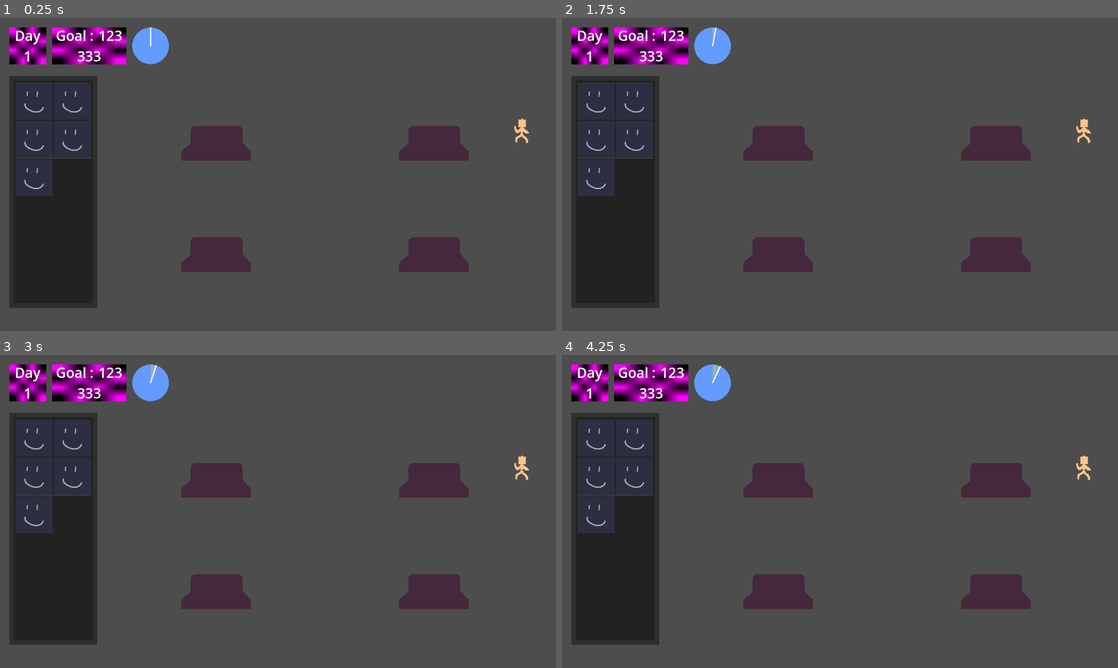
Above: before the commit, frames 1-4 (two rows, left to right).
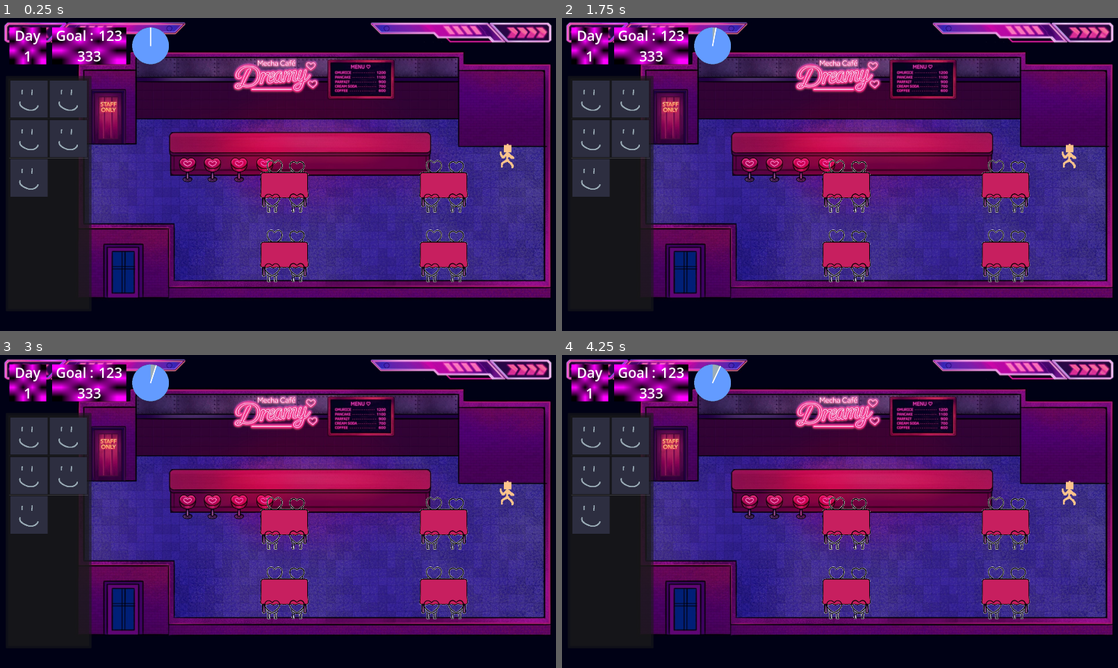
Above: after the commit, the same moments.

Repository: adiandrianto/GundamMaidCafe
Game: Godot game, scene res://Scenes/main_scene.tscn
Two runs of this game, one before a commit and one after it. Both use one fixed random seed, a clock stepped at 60 frames per second and the inputs below.
Inputs (mouse positions are in pixels of both pictures, inside the frame that each line leads up to):
- Up to frame 1 (0.25 s): no input
- Up to frame 2 (1.75 s): tap Enter at 0.5 s; move the mouse to (962, 158) at 0.52 s; click (962, 158) at 0.67 s; tap Space at 1.25 s; drag from (728, 190) to (995, 143) at 1.27 s
- Up to frame 3 (3 s): tap Enter at 2 s; move the mouse to (333, 442) at 2.02 s; click (333, 442) at 2.17 s; tap Space at 2.75 s; drag from (250, 574) to (433, 480) at 2.77 s
- Up to frame 4 (4.25 s): tap Enter at 3.5 s; move the mouse to (1006, 558) at 3.52 s; click (1006, 558) at 3.67 s

The runs differ from the first frame. In frame 1, 88% of the frame differs, in the area x 0-100%, y 0-100%; in frame 2, 88%; in frame 3, 88%; in frame 4, 88%.

Commit message:
change scenetree

Diff:
--- a/Scenes/Prefabs/level.gd
+++ b/Scenes/Prefabs/level.gd
@@ -1,18 +1,24 @@
 extends Node
 
 const CUSTOMER_SCENE = preload("uid://c45ii4qayngo0")
+const TABLE_SCENE = preload("uid://caad16wajmi5r")
 
 @export var level: LevelParam
 
+@onready var table_area: Control = %TableArea
+@onready var table_container: Node2D = %TableContainer
 @onready var customer_container: Node2D = %CustomerContainer
 @onready var customer_timer: Timer = %CustomerTimer
 @onready var level_timer: Timer = %LevelTimer
+
+var table_columns := 3
 
 func _ready() -> void:
 	customer_timer.timeout.connect(_customer_come)
 	level_timer.timeout.connect(_level_finished)
 	level_timer.wait_time = level.level_duration
 	level_timer.start()
+	_arrange_tables()
 	_customer_come()
 
 func _customer_come():
@@ -25,5 +31,40 @@
 
 	level.total_customer -= 1
 
+func _arrange_tables():
+	var count = level.total_table
+
+	if count <= 0:
+		return
+
+	var columns = ceili(sqrt(count))
+	var rows = ceili(float(count) / columns)
+
+	var rect := table_area.get_global_rect()
+
+	var area_pos := rect.position
+	var area_size := rect.size
+
+	var cell_width: float = area_size.x / columns
+	var cell_height: float = area_size.y / rows
+
+	for row in range(rows):
+		var start_idx = row * columns
+		var items_in_row = min(columns, count - start_idx)
+
+		# Center row terakhir jika tidak penuh
+		var row_width = items_in_row * cell_width
+		var start_x = (area_size.x - row_width) * 0.5
+
+		for col in range(items_in_row):
+			var idx = start_idx + col
+
+			if idx >= count:
+				break
+
+			var table = TABLE_SCENE.instantiate()
+			table_container.add_child(table)
+
+			table.global_position = area_pos + Vector2( start_x + (col + 0.5) * cell_width, (row + 0.5) * cell_height )
 func _level_finished():
 	pass # scoring
--- a/Scenes/Prefabs/maid.tscn
+++ b/Scenes/Prefabs/maid.tscn
@@ -1,6 +1,25 @@
 [gd_scene format=3 uid="uid://cwcitmbloxqrx"]
 
 [ext_resource type="Script" uid="uid://dmfkyjq1v5qk8" path="res://Scripts/maid.gd" id="1_41gos"]
+[ext_resource type="Texture2D" uid="uid://mi2oqc2rfbgv" path="res://Assets/Visual/Gundam/maid_placeholder-export.png" id="2_sdxu0"]
 
-[node name="Maid" type="Node2D" unique_id=1908233674]
+[sub_resource type="CircleShape2D" id="CircleShape2D_p824h"]
+radius = 37.93
+
+[node name="Maid" type="CharacterBody2D" unique_id=57393834]
 script = ExtResource("1_41gos")
+
+[node name="CollisionShape2D" type="CollisionShape2D" parent="." unique_id=1468342271]
+shape = SubResource("CircleShape2D_p824h")
+
+[node name="Sprite2D" type="Sprite2D" parent="." unique_id=208034570]
+texture = ExtResource("2_sdxu0")
+
+[node name="NavigationAgent2D" type="NavigationAgent2D" parent="." unique_id=865547115]
+path_desired_distance = 100.0
+path_max_distance = 200.0
+simplify_path = true
+radius = 32.0
+debug_enabled = true
+debug_use_custom = true
+debug_path_custom_color = Color(0.92691845, 0.5136337, 0.8735077, 1)
--- a/Scenes/Prefabs/table.tscn
+++ b/Scenes/Prefabs/table.tscn
@@ -1,34 +1,30 @@
 [gd_scene format=3 uid="uid://caad16wajmi5r"]
 
 [ext_resource type="Script" uid="uid://j03vy0mxoci0" path="res://Scripts/table.gd" id="1_qieex"]
-[ext_resource type="Texture2D" uid="uid://lf3lhc7av7y3" path="res://Assets/Visual/Table/table.png" id="2_0wqgb"]
+[ext_resource type="Texture2D" uid="uid://butq0gcvivy4u" path="res://Assets/table.png" id="2_0wqgb"]
 
 [sub_resource type="RectangleShape2D" id="RectangleShape2D_0wqgb"]
 size = Vector2(200, 128)
 
-[node name="Table" type="Control" unique_id=1867058605]
-custom_minimum_size = Vector2(240, 128)
-layout_mode = 3
-anchors_preset = 0
+[node name="Table" type="Area2D" unique_id=144276520]
 script = ExtResource("1_qieex")
 
-[node name="TextureRect" type="TextureRect" parent="." unique_id=1014653670]
-layout_mode = 0
-offset_right = 240.0
-offset_bottom = 128.0
-pivot_offset_ratio = Vector2(0.5, 0.5)
+[node name="TextureRect" type="Sprite2D" parent="." unique_id=1566828146]
+z_index = 1
 texture = ExtResource("2_0wqgb")
 
 [node name="MaidSpot" type="Marker2D" parent="." unique_id=383507012]
 unique_name_in_owner = true
-position = Vector2(77, 70)
+position = Vector2(-40, -61)
 
 [node name="CustomerSpot" type="Marker2D" parent="." unique_id=1390835832]
 unique_name_in_owner = true
-position = Vector2(165, 69)
+position = Vector2(40, -57)
 
-[node name="Area2D" type="Area2D" parent="." unique_id=1147953561]
-position = Vector2(119, 65)
+[node name="CollisionShape2D" type="CollisionShape2D" parent="." unique_id=737414314]
+position = Vector2(1, 3)
+shape = SubResource("RectangleShape2D_0wqgb")
 
-[node name="CollisionShape2D" type="CollisionShape2D" parent="Area2D" unique_id=737414314]
-shape = SubResource("RectangleShape2D_0wqgb")
+[node name="NavigationObstacle2D" type="NavigationObstacle2D" parent="." unique_id=957278989]
+position = Vector2(-87, -53)
+vertices = PackedVector2Array(207, 115, -19, 115, -19, -3, 207, -3)
--- a/Scenes/main_scene.tscn
+++ b/Scenes/main_scene.tscn
@@ -8,8 +8,8 @@
 [ext_resource type="Texture2D" uid="uid://gqrwyfcrtey5" path="res://Assets/Visual/Timer/progress.png" id="3_maf8m"]
 [ext_resource type="Script" uid="uid://bd0silew467al" path="res://Scripts/timer.gd" id="4_huasi"]
 [ext_resource type="Texture2D" uid="uid://drop2d8nm5yea" path="res://Assets/Visual/Timer/over.png" id="5_m1efj"]
-[ext_resource type="PackedScene" uid="uid://caad16wajmi5r" path="res://Scenes/Prefabs/table.tscn" id="7_maf8m"]
 [ext_resource type="Script" uid="uid://dpihwoxs0dphu" path="res://Scenes/customer_queue.gd" id="10_76v2p"]
+[ext_resource type="Texture2D" uid="uid://c0vu4dookr846" path="res://Assets/image.png" id="11_drdnd"]
 
 [sub_resource type="PlaceholderTexture2D" id="PlaceholderTexture2D_2ia5b"]
 size = Vector2(128, 128)
@@ -17,53 +17,50 @@
 [sub_resource type="PlaceholderTexture2D" id="PlaceholderTexture2D_52fb6"]
 size = Vector2(256, 128)
 
-[node name="Level" type="Control" unique_id=1820310275]
-layout_mode = 3
-anchors_preset = 15
-anchor_right = 1.0
-anchor_bottom = 1.0
-grow_horizontal = 2
-grow_vertical = 2
-theme = ExtResource("1_iacmt")
+[sub_resource type="NavigationPolygon" id="NavigationPolygon_m1efj"]
+vertices = PackedVector2Array(1456.0078, 193.96875, 1457.9766, 684.02344, 181.14063, 690.96875, 194.85938, 187.02344)
+polygons = Array[PackedInt32Array]([PackedInt32Array(0, 1, 2, 3)])
+outlines = Array[PackedVector2Array]([PackedVector2Array(190, 182, 1461, 189, 1463, 689, 176, 696)])
+agent_radius = 5.0
+
+[node name="Level" type="Node" unique_id=633166089]
 script = ExtResource("2_huasi")
 level = ExtResource("3_m1efj")
 
-[node name="BG" type="Control" parent="." unique_id=874234324]
-layout_mode = 1
-anchors_preset = 15
-anchor_right = 1.0
-anchor_bottom = 1.0
-grow_horizontal = 2
-grow_vertical = 2
-mouse_filter = 2
-metadata/_edit_lock_ = true
-
-[node name="UI" type="Control" parent="." unique_id=935409973]
+[node name="UILayer" type="CanvasLayer" parent="." unique_id=306838911]
+layer = 3
+
+[node name="UI" type="Control" parent="UILayer" unique_id=935409973]
+layout_mode = 3
 anchors_preset = 0
 offset_right = 40.0
 offset_bottom = 40.0
-
-[node name="MaidList" type="MarginContainer" parent="UI" unique_id=2088886791]
+theme = ExtResource("1_iacmt")
+
+[node name="MaidList" type="MarginContainer" parent="UILayer/UI" unique_id=2088886791]
 layout_mode = 1
 offset_right = 336.0
 offset_bottom = 1032.0
-theme_override_constants/margin_left = 32
+theme_override_constants/margin_left = 20
 theme_override_constants/margin_top = 200
-theme_override_constants/margin_bottom = 32
-
-[node name="MaidListPanel" type="PanelContainer" parent="UI/MaidList" unique_id=1294003327]
+theme_override_constants/margin_right = 20
+theme_override_constants/margin_bottom = 20
+
+[node name="MaidListPanel" type="PanelContainer" parent="UILayer/UI/MaidList" unique_id=1294003327]
 custom_minimum_size = Vector2(200, 800)
 layout_mode = 2
 
-[node name="MarginContainer" type="MarginContainer" parent="UI/MaidList/MaidListPanel" unique_id=539526337]
-layout_mode = 2
-theme_override_constants/margin_left = 16
-theme_override_constants/margin_top = 16
-theme_override_constants/margin_right = 16
-theme_override_constants/margin_bottom = 16
-
-[node name="ItemList" type="ItemList" parent="UI/MaidList/MaidListPanel/MarginContainer" unique_id=657498090]
-layout_mode = 2
+[node name="MarginContainer" type="MarginContainer" parent="UILayer/UI/MaidList/MaidListPanel" unique_id=539526337]
+layout_mode = 2
+theme_override_constants/margin_left = 8
+theme_override_constants/margin_top = 8
+theme_override_constants/margin_right = 8
+theme_override_constants/margin_bottom = 8
+
+[node name="ItemList" type="ItemList" parent="UILayer/UI/MaidList/MaidListPanel/MarginContainer" unique_id=657498090]
+layout_mode = 2
+theme_override_constants/h_separation = 8
+theme_override_constants/v_separation = 8
 auto_width = true
 item_count = 5
 max_columns = 2
@@ -73,22 +70,22 @@
 item_3/icon = ExtResource("2_maf8m")
 item_4/icon = ExtResource("2_maf8m")
 
-[node name="UpperContainer" type="MarginContainer" parent="UI" unique_id=1126750196]
+[node name="UpperContainer" type="MarginContainer" parent="UILayer/UI" unique_id=1126750196]
 layout_mode = 1
 offset_right = 584.0
 offset_bottom = 160.0
 theme_override_constants/margin_left = 32
 theme_override_constants/margin_top = 32
 
-[node name="HBoxContainer" type="HBoxContainer" parent="UI/UpperContainer" unique_id=627021523]
+[node name="HBoxContainer" type="HBoxContainer" parent="UILayer/UI/UpperContainer" unique_id=627021523]
 layout_mode = 2
 theme_override_constants/separation = 20
 
-[node name="DayTexture" type="TextureRect" parent="UI/UpperContainer/HBoxContainer" unique_id=1468314356]
+[node name="DayTexture" type="TextureRect" parent="UILayer/UI/UpperContainer/HBoxContainer" unique_id=1468314356]
 layout_mode = 2
 texture = SubResource("PlaceholderTexture2D_2ia5b")
 
-[node name="VBoxContainer" type="VBoxContainer" parent="UI/UpperContainer/HBoxContainer/DayTexture" unique_id=1790414617]
+[node name="VBoxContainer" type="VBoxContainer" parent="UILayer/UI/UpperContainer/HBoxContainer/DayTexture" unique_id=1790414617]
 layout_mode = 1
 anchors_preset = 15
 anchor_right = 1.0
@@ -96,24 +93,24 @@
 grow_horizontal = 2
 grow_vertical = 2
 
-[node name="Label" type="Label" parent="UI/UpperContainer/HBoxContainer/DayTexture/VBoxContainer" unique_id=142163728]
+[node name="Label" type="Label" parent="UILayer/UI/UpperContainer/HBoxContainer/DayTexture/VBoxContainer" unique_id=142163728]
 layout_mode = 2
 size_flags_horizontal = 4
 size_flags_vertical = 6
 text = "Day"
 
-[node name="DayLabel" type="Label" parent="UI/UpperContainer/HBoxContainer/DayTexture/VBoxContainer" unique_id=538932913]
+[node name="DayLabel" type="Label" parent="UILayer/UI/UpperContainer/HBoxContainer/DayTexture/VBoxContainer" unique_id=538932913]
 unique_name_in_owner = true
 layout_mode = 2
 size_flags_horizontal = 4
 size_flags_vertical = 6
 text = "1"
 
-[node name="Goal" type="TextureRect" parent="UI/UpperContainer/HBoxContainer" unique_id=1389141441]
+[node name="Goal" type="TextureRect" parent="UILayer/UI/UpperContainer/HBoxContainer" unique_id=1389141441]
 layout_mode = 2
 texture = SubResource("PlaceholderTexture2D_52fb6")
 
-[node name="VBoxContainer" type="VBoxContainer" parent="UI/UpperContainer/HBoxContainer/Goal" unique_id=683685058]
+[node name="VBoxContainer" type="VBoxContainer" parent="UILayer/UI/UpperContainer/HBoxContainer/Goal" unique_id=683685058]
 layout_mode = 1
 anchors_preset = 15
 anchor_right = 1.0
@@ -122,29 +119,29 @@
 grow_vertical = 2
 alignment = 1
 
-[node name="HBoxContainer" type="HBoxContainer" parent="UI/UpperContainer/HBoxContainer/Goal/VBoxContainer" unique_id=567597413]
-layout_mode = 2
-size_flags_horizontal = 4
-size_flags_vertical = 6
-
-[node name="Label" type="Label" parent="UI/UpperContainer/HBoxContainer/Goal/VBoxContainer/HBoxContainer" unique_id=2088499103]
+[node name="HBoxContainer" type="HBoxContainer" parent="UILayer/UI/UpperContainer/HBoxContainer/Goal/VBoxContainer" unique_id=567597413]
+layout_mode = 2
+size_flags_horizontal = 4
+size_flags_vertical = 6
+
+[node name="Label" type="Label" parent="UILayer/UI/UpperContainer/HBoxContainer/Goal/VBoxContainer/HBoxContainer" unique_id=2088499103]
 layout_mode = 2
 text = "Goal : "
 
-[node name="GoalLabel" type="Label" parent="UI/UpperContainer/HBoxContainer/Goal/VBoxContainer/HBoxContainer" unique_id=787618044]
+[node name="GoalLabel" type="Label" parent="UILayer/UI/UpperContainer/HBoxContainer/Goal/VBoxContainer/HBoxContainer" unique_id=787618044]
 unique_name_in_owner = true
 layout_mode = 2
 theme = ExtResource("1_iacmt")
 text = "123"
 
-[node name="IncomeLabel" type="Label" parent="UI/UpperContainer/HBoxContainer/Goal/VBoxContainer" unique_id=443870063]
+[node name="IncomeLabel" type="Label" parent="UILayer/UI/UpperContainer/HBoxContainer/Goal/VBoxContainer" unique_id=443870063]
 unique_name_in_owner = true
 layout_mode = 2
 size_flags_horizontal = 4
 size_flags_vertical = 6
 text = "333"
 
-[node name="TimerProgress" type="TextureProgressBar" parent="UI/UpperContainer/HBoxContainer" unique_id=821193855]
+[node name="TimerProgress" type="TextureProgressBar" parent="UILayer/UI/UpperContainer/HBoxContainer" unique_id=821193855]
 layout_mode = 2
 value = 7.0
 fill_mode = 5
@@ -152,7 +149,7 @@
 texture_progress = ExtResource("3_maf8m")
 script = ExtResource("4_huasi")
 
-[node name="JarumJam" type="TextureRect" parent="UI/UpperContainer/HBoxContainer/TimerProgress" unique_id=317627819]
+[node name="JarumJam" type="TextureRect" parent="UILayer/UI/UpperContainer/HBoxContainer/TimerProgress" unique_id=317627819]
 unique_name_in_owner = true
 layout_mode = 1
 anchors_preset = 8
@@ -170,76 +167,49 @@
 pivot_offset_ratio = Vector2(0.5, 0.5)
 texture = ExtResource("5_m1efj")
 
-[node name="TableContainer" type="Control" parent="." unique_id=1944359191]
-layout_mode = 1
+[node name="BGLayer" type="CanvasLayer" parent="." unique_id=1436563397]
+process_mode = 4
+layer = -1
+
+[node name="BG" type="TextureRect" parent="BGLayer" unique_id=103873384]
 anchors_preset = 15
 anchor_right = 1.0
 anchor_bottom = 1.0
 grow_horizontal = 2
 grow_vertical = 2
 mouse_filter = 2
-
-[node name="MarginContainer" type="MarginContainer" parent="TableContainer" unique_id=1365365625]
-layout_mode = 0
-offset_right = 40.0
-offset_bottom = 40.0
-theme_override_constants/margin_left = 460
-theme_override_constants/margin_top = 320
-
-[node name="GridContainer" type="GridContainer" parent="TableContainer" unique_id=1177323165]
-layout_mode = 0
-offset_left = 627.0
-offset_top = 365.0
-offset_right = 1619.0
-offset_bottom = 877.0
-theme_override_constants/h_separation = 512
-theme_override_constants/v_separation = 256
-columns = 2
-
-[node name="Table" parent="TableContainer/GridContainer" unique_id=726679584 instance=ExtResource("7_maf8m")]
-layout_mode = 2
-
-[node name="Table2" parent="TableContainer/GridContainer" unique_id=80726755 instance=ExtResource("7_maf8m")]
-layout_mode = 2
-
-[node name="Table3" parent="TableContainer/GridContainer" unique_id=1867058605 instance=ExtResource("7_maf8m")]
-layout_mode = 2
-
-[node name="Table4" parent="TableContainer/GridContainer" unique_id=297247139 instance=ExtResource("7_maf8m")]
-layout_mode = 2
-
-[node name="CustomerQueue" type="Control" parent="." unique_id=1491381192]
-layout_mode = 1
-anchors_preset = 1
-anchor_left = 1.0
-anchor_right = 1.0
-grow_horizontal = 0
-pivot_offset_ratio = Vector2(1, 0)
-mouse_filter = 2
-
-[node name="MarginContainer" type="MarginContainer" parent="CustomerQueue" unique_id=902208456]
-layout_mode = 1
-anchors_preset = 1
-anchor_left = 1.0
-anchor_right = 1.0
-offset_left = -64.0
-offset_bottom = 64.0
-grow_horizontal = 0
-pivot_offset_ratio = Vector2(1, 0)
-mouse_filter = 2
-theme_override_constants/margin_top = 64
-theme_override_constants/margin_right = 128
-
-[node name="CustomerTimer" type="Timer" parent="CustomerQueue" unique_id=131248599]
+texture = ExtResource("11_drdnd")
+metadata/_edit_lock_ = true
+
+[node name="CustomerContainer" type="Marker2D" parent="." unique_id=1653582437]
+unique_name_in_owner = true
+position = Vector2(1754, 474)
+script = ExtResource("10_76v2p")
+
+[node name="CustomerTimer" type="Timer" parent="." unique_id=131248599]
 unique_name_in_owner = true
 wait_time = 5.0
 autostart = true
 
-[node name="CustomerContainer" type="Node2D" parent="." unique_id=2090199969]
-unique_name_in_owner = true
-position = Vector2(1804, 387)
-script = ExtResource("10_76v2p")
-
 [node name="LevelTimer" type="Timer" parent="." unique_id=407583532]
 unique_name_in_owner = true
 one_shot = true
+
+[node name="TableContainer" type="Node2D" parent="." unique_id=548928484]
+unique_name_in_owner = true
+
+[node name="TableArea" type="Control" parent="." unique_id=128824394]
+unique_name_in_owner = true
+custom_minimum_size = Vector2(1100, 480)
+layout_mode = 3
+anchors_preset = 0
+offset_left = 710.0
+offset_top = 464.0
+offset_right = 1810.0
+offset_bottom = 944.0
+
+[node name="NavRegion" type="NavigationRegion2D" parent="." unique_id=1761120032]
+unique_name_in_owner = true
+visible = false
+position = Vector2(402, 215)
+navigation_polygon = SubResource("NavigationPolygon_m1efj")
--- a/Scripts/customer.gd
+++ b/Scripts/customer.gd
@@ -33,7 +33,7 @@
 
 	var results = space.intersect_point(query)
 
-	if results.is_empty():
+	if results.is_empty() || results[0].collider is not Customer :
 		return null
 
 	return results[0].collider
@@ -70,10 +70,10 @@
 		mat.set_shader_parameter("width", 0)
 
 func _on_area_entered(area: Area2D) -> void:
-	if area.get_parent() is not Table:
+	if area is not Table:
 		return
-	table_entered = area.get_parent()
+	table_entered = area
 
 func _on_area_exited(area: Area2D) -> void:
-	if area.get_parent() is Table:
+	if area is Table:
 		table_entered = null
--- a/Scripts/maid.gd
+++ b/Scripts/maid.gd
@@ -1,2 +1,45 @@
-extends Node2D
+extends CharacterBody2D
 class_name Maid
+
+const SPEED := 500.0
+
+@onready var navigation_agent: NavigationAgent2D = $NavigationAgent2D
+@onready var anim: AnimatedSprite2D = null
+var direction := Vector2.ZERO
+
+func _input(event):
+	if event is InputEventMouseButton:
+		if event.button_index == MOUSE_BUTTON_LEFT and event.pressed:
+			navigation_agent.target_position = get_global_mouse_position()
+
+func _physics_process(delta: float) -> void:
+	if navigation_agent.is_navigation_finished():
+		velocity = Vector2.ZERO
+
+		if anim:
+			anim.stop()
+
+		move_and_slide()
+		return
+
+	var next_pos = navigation_agent.get_next_path_position()
+	direction = global_position.direction_to(next_pos)
+	velocity = direction * SPEED
+
+	_update_animation(direction)
+	move_and_slide()
+
+func _update_animation(dir: Vector2):
+	if not anim:
+		return
+
+	if abs(dir.x) > abs(dir.y):
+		if dir.x > 0:
+			anim.play("right")
+		else:
+			anim.play("left")
+	else:
+		if dir.y > 0:
+			anim.play("down")
+		else:
+			anim.play("up")
--- a/Scripts/table.gd
+++ b/Scripts/table.gd
@@ -1,4 +1,4 @@
-extends Control
+extends Area2D
 class_name Table
 
 @onready var maid_spot: Marker2D = %MaidSpot
--- a/Scripts/timer.gd
+++ b/Scripts/timer.gd
@@ -3,6 +3,6 @@
 @onready var jarum: TextureRect = %JarumJam
 @onready var timer: Timer = %LevelTimer
 
-func _process(delta: float) -> void:
+func _process(_delta: float) -> void:
 	jarum.rotation_degrees = -(value / 100) * 360
 	value = (timer.time_left / timer.wait_time) * 100
Binary file added: Assets/image.png
Not shown, added: Assets/image.png.import
Binary file added: Assets/table.png
Not shown, added: Assets/table.png.import
